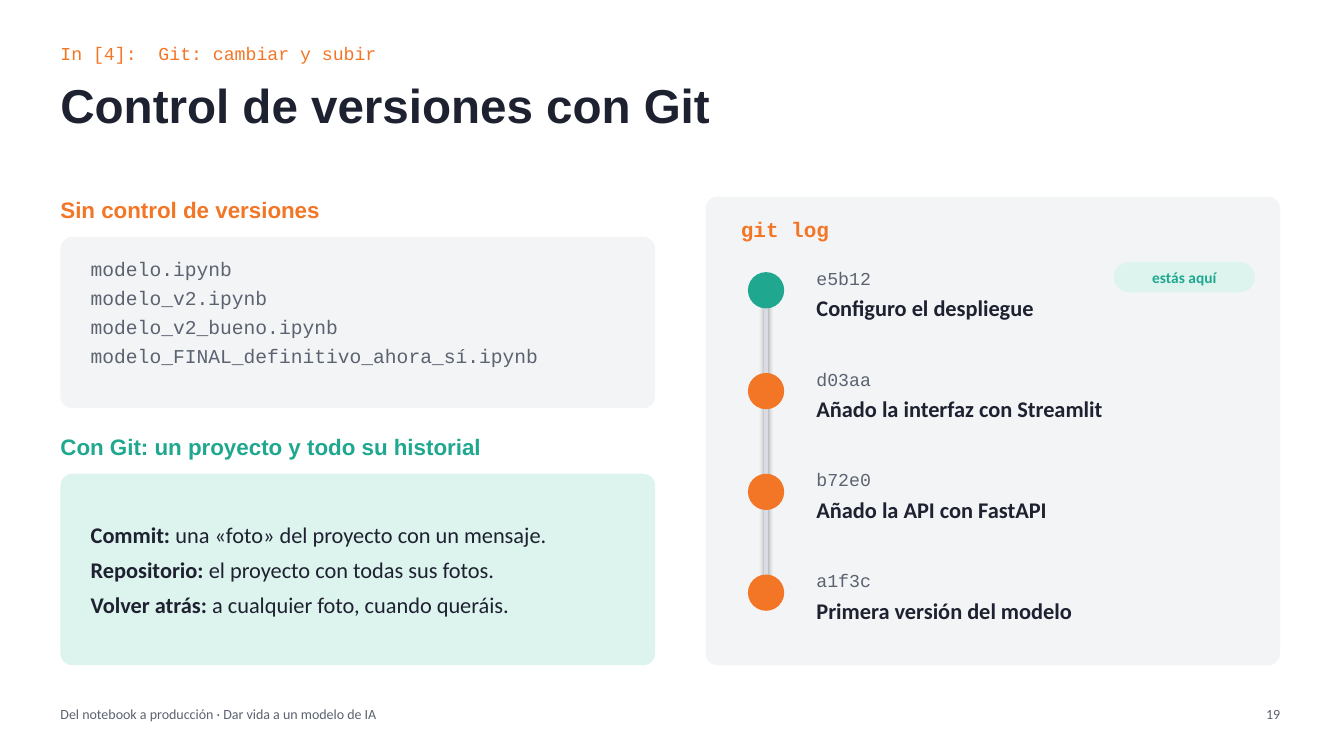
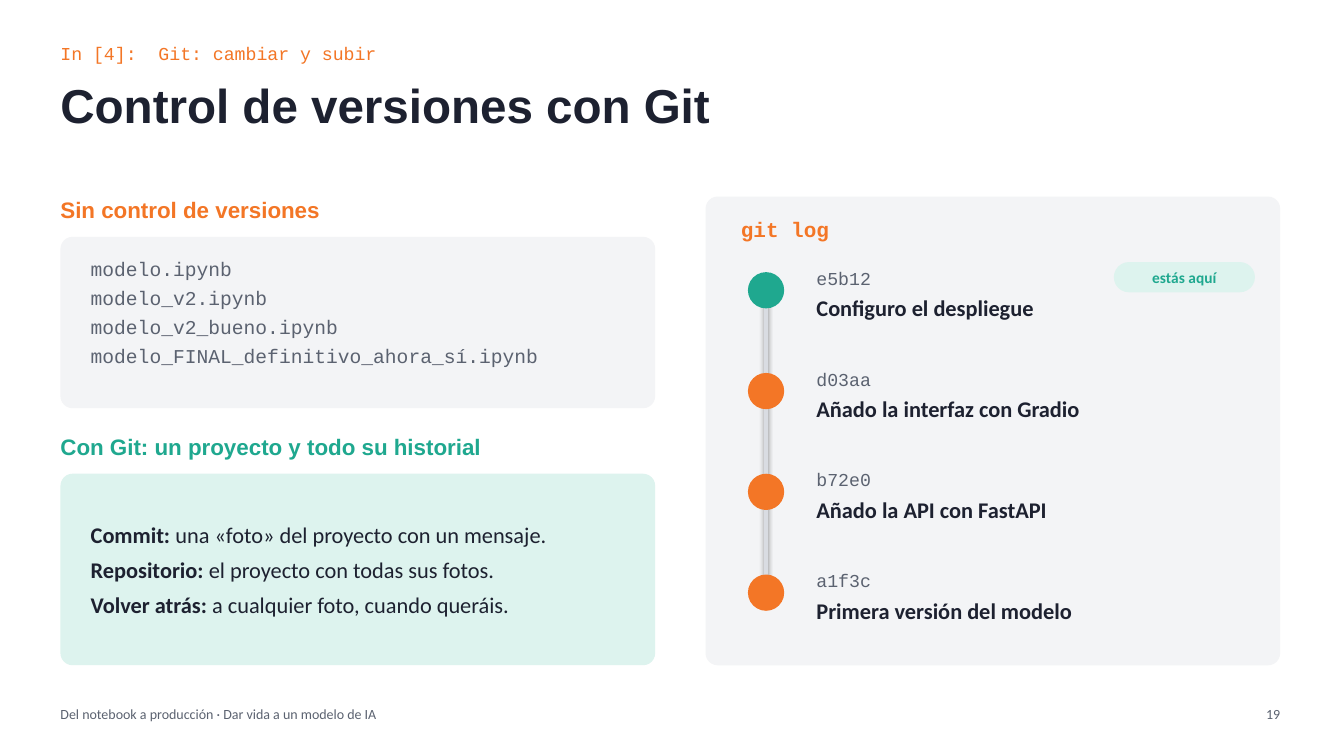
Before and after one commit to juaki0315/demo-icade, a slide deck: slide 19 of charla/Del_notebook_a_produccion.pptx. Drawn at 1344x756 pixels with LibreOffice and Linux fonts; fonts in the diff are those of the drawing. Boxes give left, top, right and bottom in pixels: in the first picture for what was removed or moved away, otherwise in the second. Text is boxed around its words. In the diff, an @@ line names an element or a change of style, - is before the commit and + after.

Commit message:
changed to gradio

```diff
--- a/charla/Del_notebook_a_produccion.pptx
+++ b/charla/Del_notebook_a_produccion.pptx
@@ text at [816, 401, 1079, 417]: text changed @@
-Añado la interfaz con Streamlit
+Añado la interfaz con Gradio
```
Also in this commit, not shown: 12 other slides changed, 1 slide added, 1 slide removed, 8 other files.
